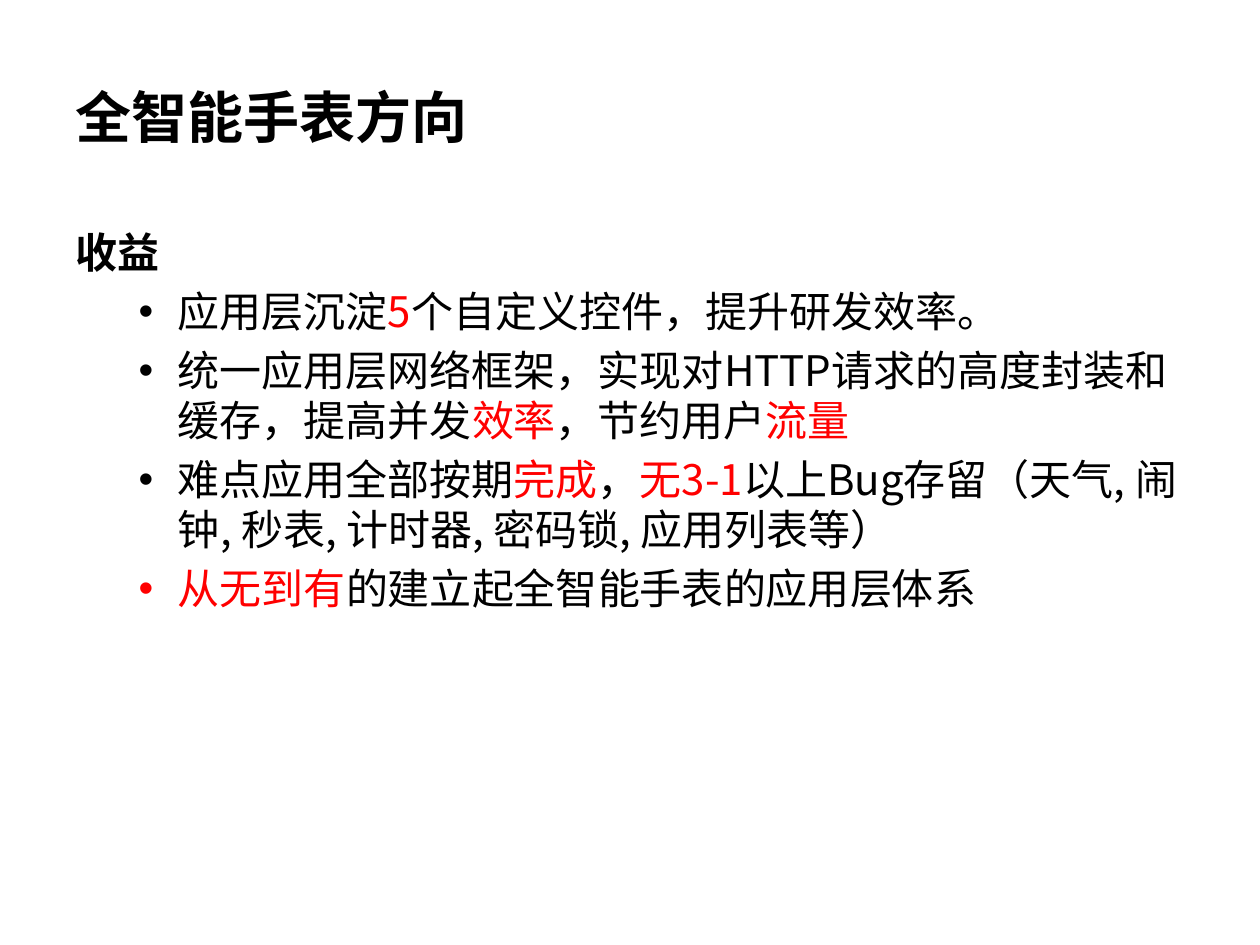
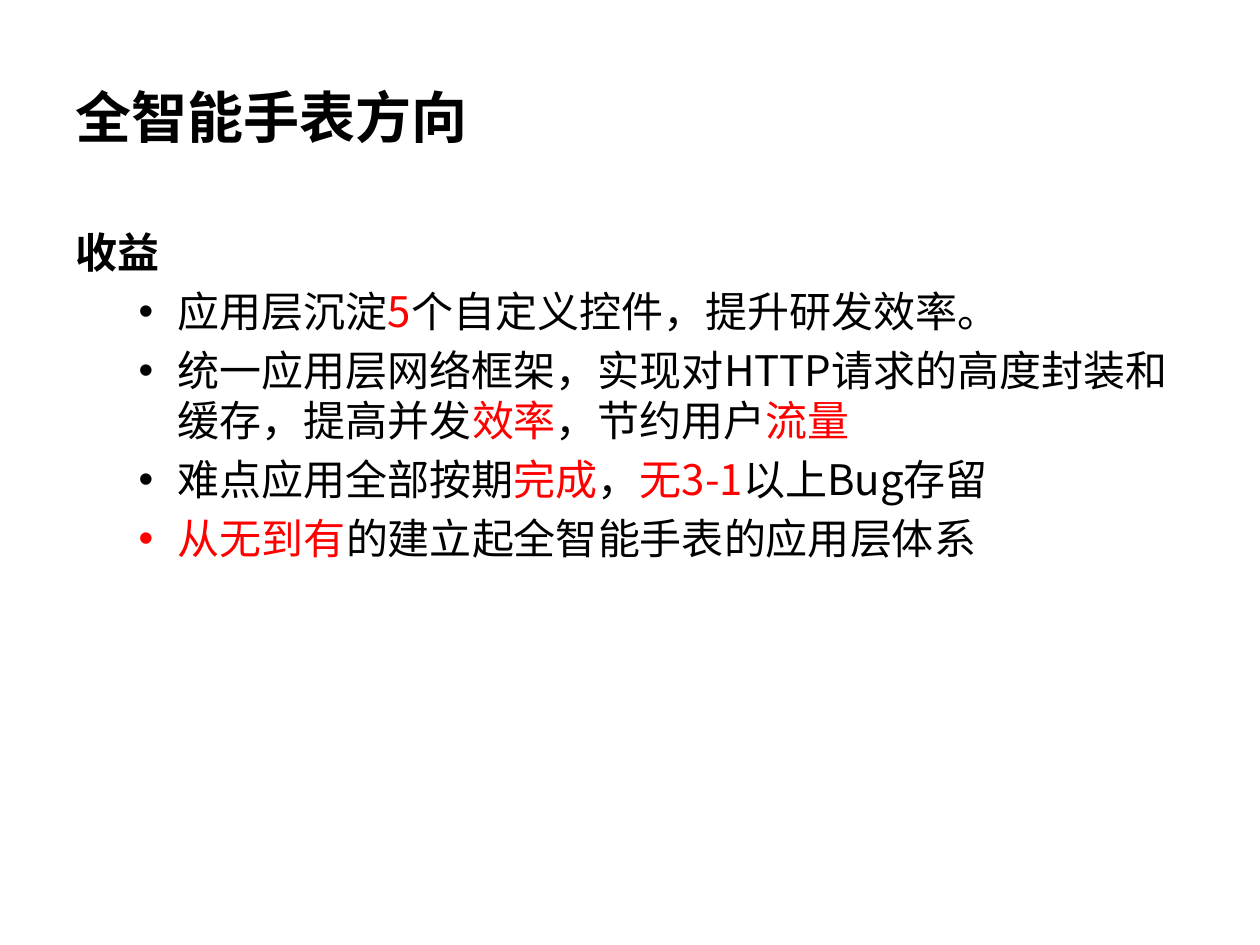
Before and after one commit to wangzhengyi/WangZhengyi, a slide deck: slide 13 of promote/2016-promote-p6.pptx. Drawn at 1260x945 pixels with LibreOffice and Linux fonts; fonts in the diff are those of the drawing. Boxes give left, top, right and bottom in pixels: in the first picture for what was removed or moved away, otherwise in the second. Text is boxed around its words. In the diff, an @@ line names an element or a change of style, - is before the commit and + after.

```diff
--- a/promote/2016-promote-p6.pptx
+++ b/promote/2016-promote-p6.pptx
@@ text at [178, 459, 988, 506]: text changed @@
-  • 难点应用全部按期完成，无3-1以上Bug存留（天气, 闹钟, 秒表, 计时器, 密码锁, 应用列表等）
+  • 难点应用全部按期完成，无3-1以上Bug存留
```
Also in this commit, not shown: 10 other slides changed.
